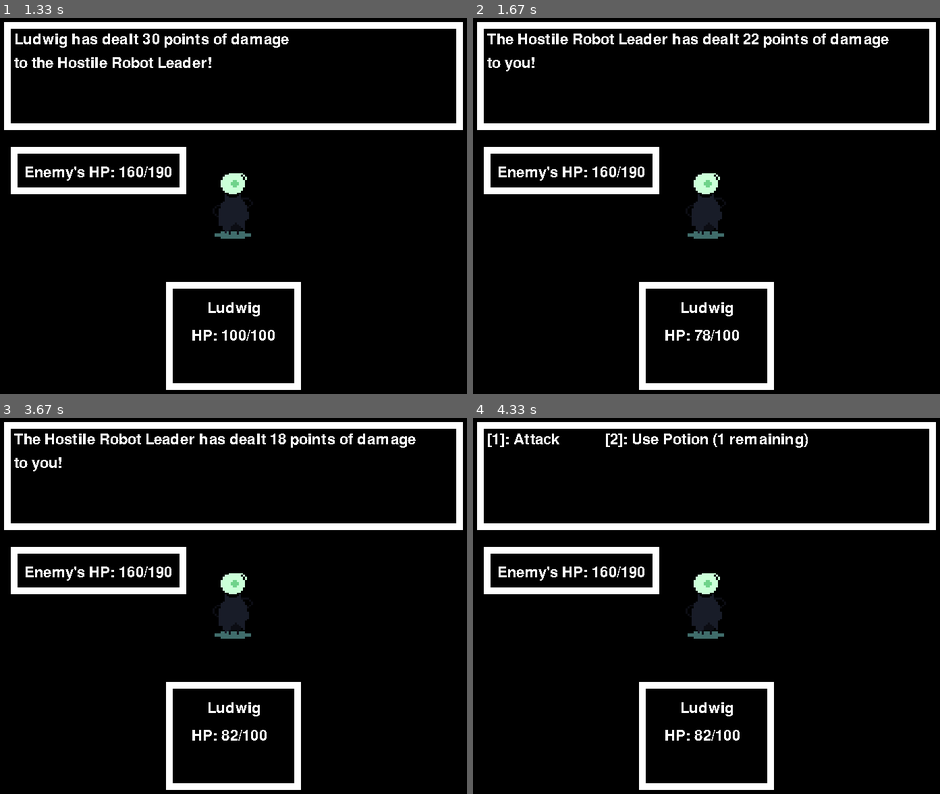
Above: before the commit, frames 1-4 (two rows, left to right).
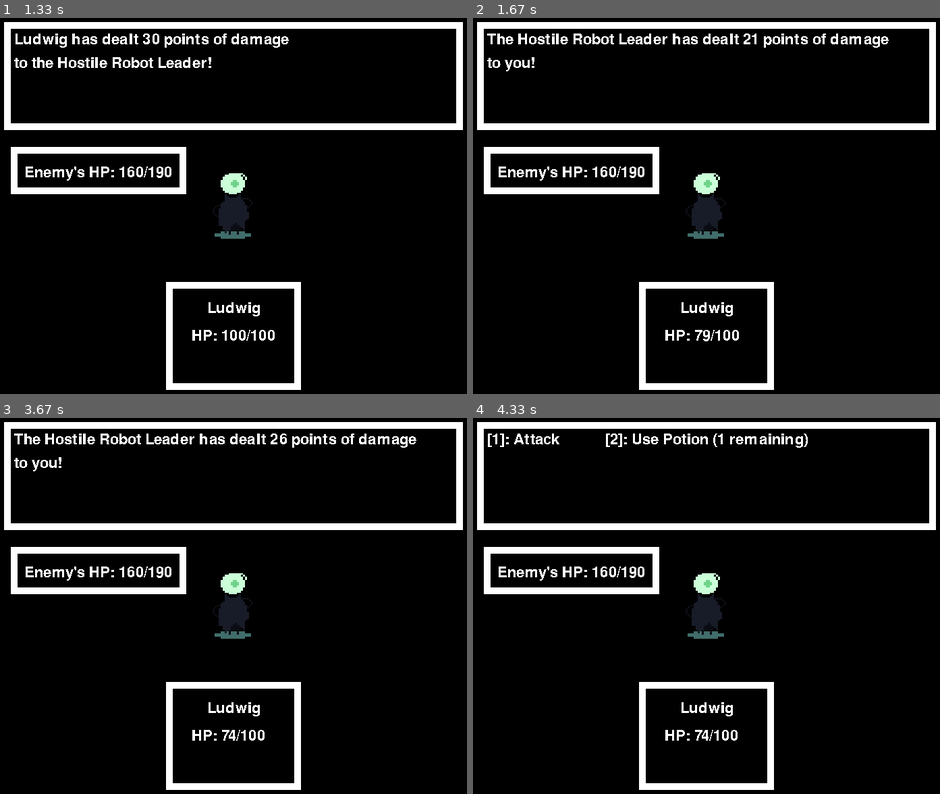
Above: after the commit, the same moments.

Repository: eduardoluis11/final-project-cs50-python
Game: pygame game, started from project.py
Two runs of this game, one before a commit and one after it. Both use one fixed random seed, a clock stepped at 60 frames per second and the inputs below.
Inputs:
- Up to frame 1 (1.33 s): tap Z at 0.33, 1.07 s; tap 1 at 0.67 s
- Up to frame 2 (1.67 s): tap Z at 1.37, 1.57 s
- Up to frame 3 (3.67 s): tap Z at 1.9, 2.2, 3.3, 3.63 s; tap 2 at 2.9 s
- Up to frame 4 (4.33 s): tap Z at 3.93 s

Frame 1 is identical in both runs. In frame 2, less than 0.1% of the frame differs, in the area x 49-62%, y 4-86%; in frame 3, 0.5%, in the area x 47-90%, y 4-86%; in frame 4, 0.2%.

Commit message:
Damage function works for Enemy
Now, the enemy is also using the damage calculation() function to calculate the total damage that he needs to do to the player.

Diff:
--- a/project.py
+++ b/project.py
@@ -290,8 +290,9 @@
 # This will add the game's title to the window's tab
 pygame.display.set_caption("Gold Standard")
 
-game_music = pygame.mixer.Sound("assets/audio/industrial-disaster-alberto-salinas-no-guitar.mp3")  # Game's music
-game_music.play(loops=-1)  # This plays the music, and makes it loop indefinitely
+# Music. ACTIVATE LATER.
+# game_music = pygame.mixer.Sound("assets/audio/industrial-disaster-alberto-salinas-no-guitar.mp3")  # Game's music
+# game_music.play(loops=-1)  # This plays the music, and makes it loop indefinitely
 
 """ Class that stores the properties for each character (both the player and the enemy).
 
@@ -897,7 +898,8 @@
 
                     elif did_enemy_use_regular_attack and event.key == pygame.K_z:
                         # This randomly calculates the damage that the enemy can do to the player (from -10 to 10)
-                        randomly_generated_damage_output = enemy.attack_points + random.randint(-10, 10)
+                        # CALL A FUNCTION HERE, so that the calculation is done in a function.
+                        randomly_generated_damage_output = damage_calculation(enemy.attack_points)
 
                         # This shows how much damage you've dealt to the enemy
                         battle_message = (
